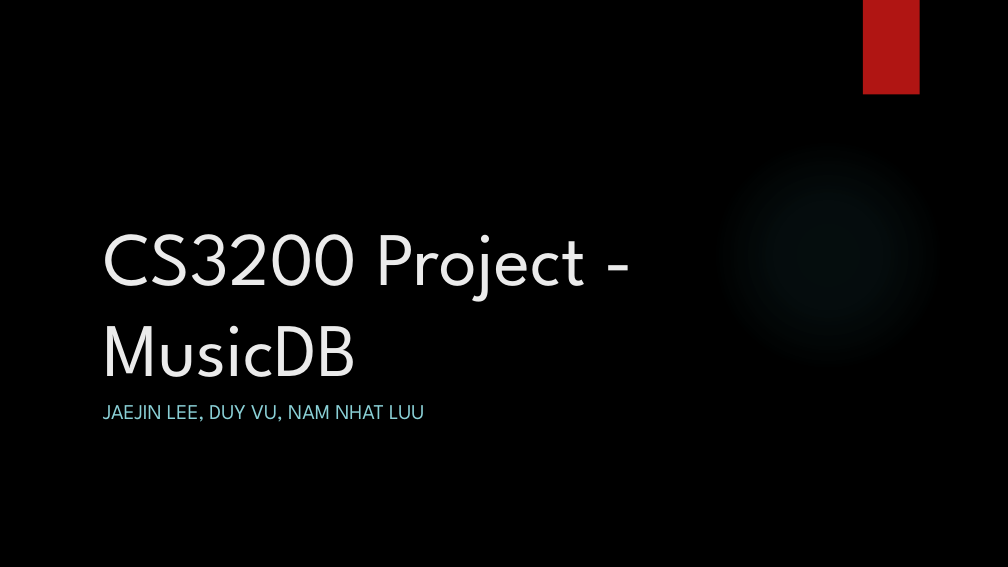
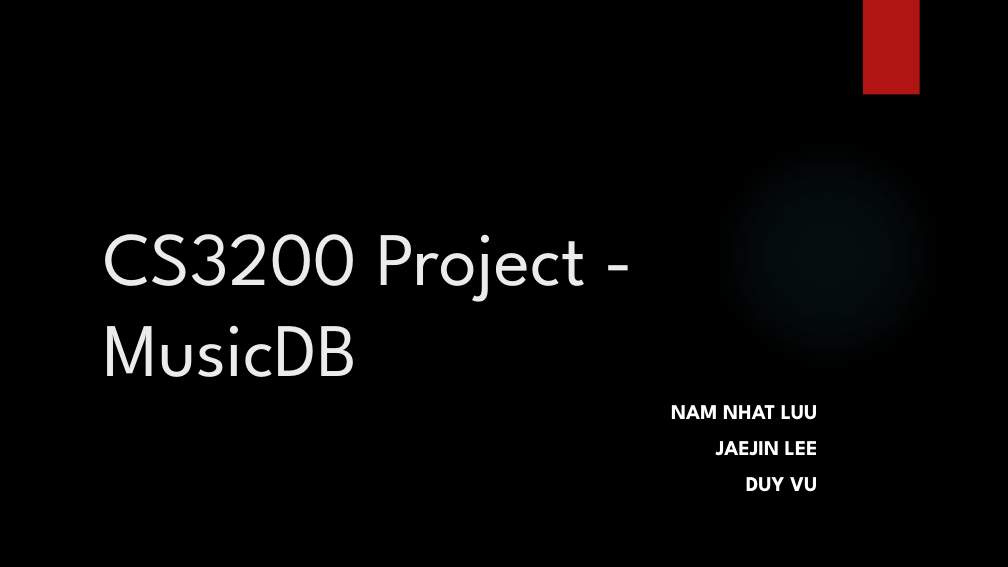
Before and after one commit to Eragon29692/CS3200, a slide deck: slide 1 of CS3200 Project - MusicDB.pptx. Drawn at 1008x567 pixels with LibreOffice and Linux fonts; fonts in the diff are those of the drawing; background and template pictures are left out. Boxes give left, top, right and bottom in pixels: in the first picture for what was removed or moved away, otherwise in the second. Text is boxed around its words. In the diff, an @@ line names an element or a change of style, - is before the commit and + after.

```diff
--- a/CS3200 Project - MusicDB.pptx
+++ b/CS3200 Project - MusicDB.pptx
@@ subtitle at box(671, 405, 818, 492): text changed; text colour #8AD0D6 to #FFFFFF; bold on @@
-JAEJIN LEE, DUY VU, NAM NHAT LUU
+NAM NHAT LUU
+JAEJIN LEE
+DUY VU
```
Also in this commit, not shown: 4 other slides changed, 1 slide added, 1 slide removed.
